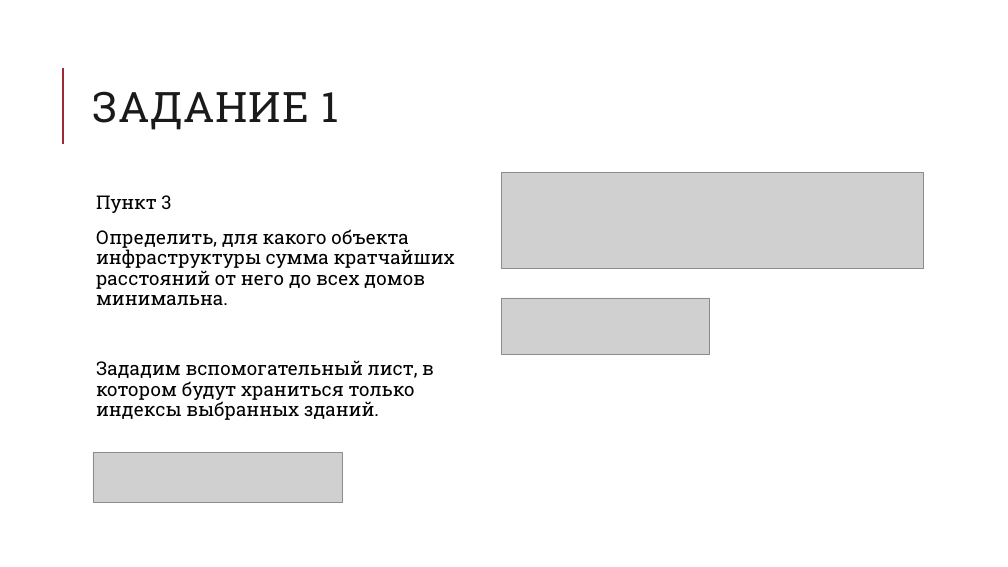
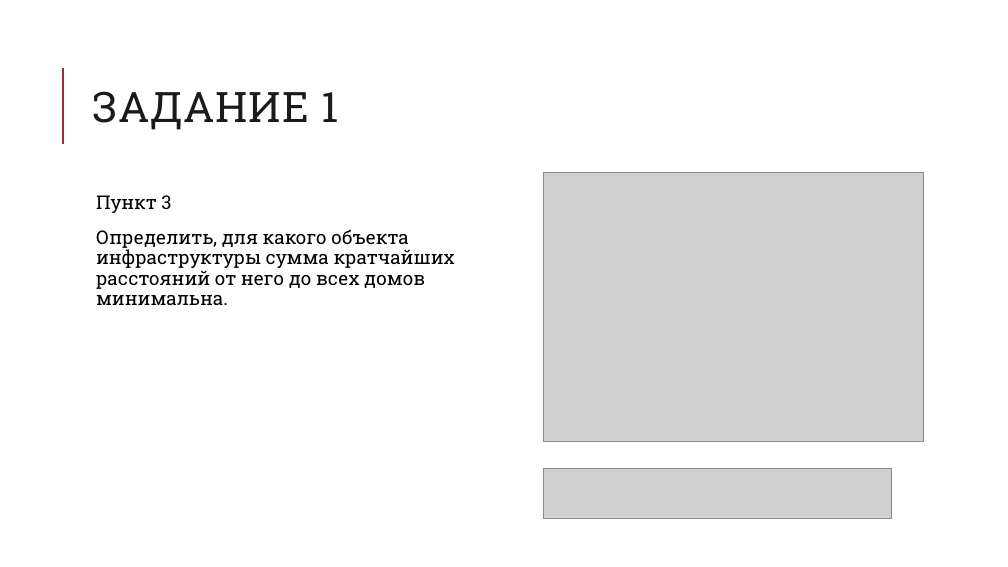
Before and after one commit to oksanamda/OSM-Graphs, a slide deck: slide 18 of docs/OSM Ufa Presentation.pptx (slide 17 before the commit). Drawn at 1008x567 pixels with LibreOffice and Linux fonts; fonts in the diff are those of the drawing; grey boxes stand for pictures. Boxes give left, top, right and bottom in pixels: in the first picture for what was removed or moved away, otherwise in the second. Text is boxed around its words. In the diff, an @@ line names an element or a change of style, - is before the commit and + after.

```diff
--- a/docs/OSM Ufa Presentation.pptx
+++ b/docs/OSM Ufa Presentation.pptx
@@ picture removed at (501, 172, 923, 268) @@
@@ picture added at (543, 172, 923, 442) @@
@@ picture removed at (501, 298, 710, 355) @@
@@ text at (96, 360, 434, 420): paragraph removed @@
-  Зададим вспомогательный лист, в котором будут храниться только индексы выбранных зданий.
@@ picture removed at (93, 452, 343, 503) @@
@@ picture added at (543, 468, 892, 519) @@
```
Also in this commit, not shown: 6 other slides changed, 1 slide added, 1 other file.
